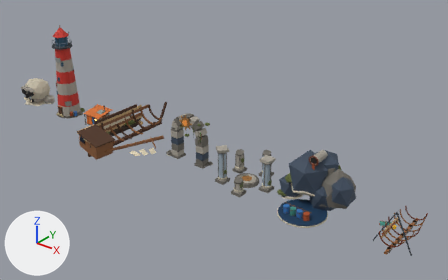
An edit to the Blender file creative/3d-coast/landmark_kit/source/tb_landmark_kit.blend, drawn before and after from the same camera.
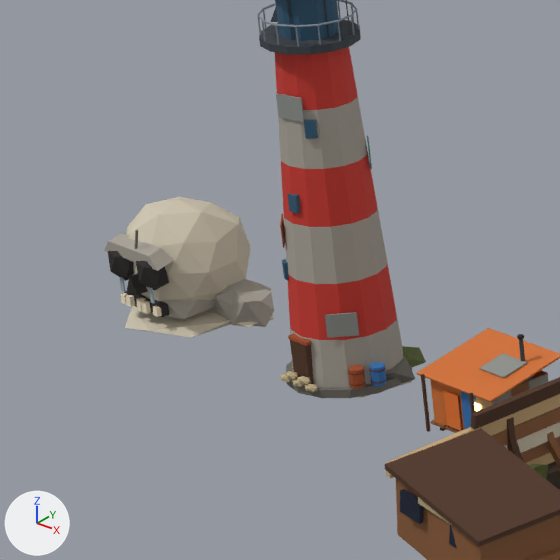
The first picture shows the older version from a camera (50 mm lens) standing at (122.4, -81.0, 57.2) and looking at (54.7, 3.7, 4.7). The close-ups show the older and then the newer version on the part from 0% to 25% of the width and 14% to 54% of the height of that picture. Only the edits that show in the close-ups are written down. The axes (+X, +Y, +Z) are drawn at lower left. The lights are the same throughout.

The first close-up shows 'hut', 'lighthouse', 'skull_rock', 'wreck'.
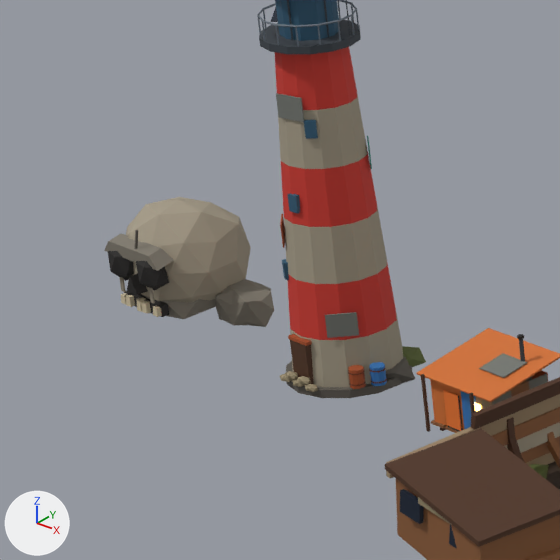
Edits to the scene script, one JSON object a line:
```json
{"op": "set", "path": "mat_tbc_barnacle.base_color", "old": "(0.624, 0.565, 0.434)", "new": "(0.371, 0.323, 0.238)", "note": "pale yellow #cfc6b0 -> beige #a49a86"}
{"op": "set", "path": "mat_tbc_concrete.base_color", "old": "(0.386, 0.356, 0.305)", "new": "(0.209, 0.188, 0.15)", "note": "grey #a7a196 -> grey #7e786c"}
{"op": "set", "path": "mat_tbc_cloth.base_color", "old": "(0.863, 0.761, 0.552)", "new": "(0.584, 0.497, 0.332)", "note": "beige #efe2c4 -> beige #c9bb9c"}
{"op": "set", "path": "mat_tbc_fog.base_color", "old": "(0.323, 0.397, 0.456)", "new": "(0.262, 0.227, 0.171)", "note": "grey #9aa9b4 -> brown #8c8373"}
{"op": "set", "path": "mat_tbc_paint.base_color", "old": "(0.485, 0.392, 0.223)", "new": "(0.296, 0.242, 0.144)", "note": "beige #b9a882 -> brown #94876a"}
{"op": "set", "path": "mat_tbc_corr.base_color", "old": "(0.27, 0.283, 0.262)", "new": "(0.171, 0.181, 0.162)", "note": "grey #8e918c -> grey #737670"}
{"op": "set", "path": "mat_tbc_wood.base_color", "old": "(0.584, 0.397, 0.195)", "new": "(0.323, 0.231, 0.133)", "note": "brown #c9a97a -> brown #9a8466"}
{"op": "add", "block": "mat_tbc_plaster", "code": ["mat_tbc_plaster = principled_material('TBC_Plaster')", "mat_tbc_plaster.base_color = (0.366, 0.323, 0.238)  # beige #a39a86", "mat_tbc_plaster.roughness = 0.75"]}
{"block": "me_skull_rock", "where": "# used by ob_skull_rock; parent = ob_landmark_kit; location = (0.0, 0.0, 0.0)"}
{"op": "remove", "block": "me_skull_rock", "code": "me_skull_rock.from_pydata(...)  # 344 vertices, 525 faces; spans x -3.82..4.36, y -3.14..3.2, z -0.31..5.71"}
{"op": "add", "block": "me_skull_rock", "code": "me_skull_rock.from_pydata(...)  # 308 vertices, 465 faces; spans x -3.82..4.36, y -3.14..3.2, z -0.12..5.71"}
{"block": "me_skull_rock", "change": "me_skull_rock part 1: the loose piece of 12 vertices spanning x 1.43..4.18, y 0.1..2.36, z -0.14..0.45 is deleted"}
{"block": "me_skull_rock", "change": "me_skull_rock part 2: the loose piece of 12 vertices spanning x -2.91..3.04, y -3.13..2.98, z -0.31..0.55 is deleted"}
{"block": "me_skull_rock", "change": "other edits to the shape of me_skull_rock do not show in these pictures"}
{"block": "me_lighthouse", "where": "# used by ob_lighthouse; parent = ob_landmark_kit; location = (12.0, 0.0, 0.0)"}
{"op": "remove", "block": "me_lighthouse", "code": "me_lighthouse.from_pydata(...)  # 820 vertices, 691 faces; spans x -3.1..3.3, y -3.1..3.4, z -0.7..20.9"}
{"op": "add", "block": "me_lighthouse", "code": "me_lighthouse.from_pydata(...)  # 808 vertices, 671 faces; spans x -3.1..3.3, y -3.1..3.4, z -0.6..20.9"}
{"block": "me_lighthouse", "change": "me_lighthouse part 3: 48 faces spanning x -2.5..2.5, y -2.6..2.6, z 0.0..13.3 switch from mat_tbc_concrete (grey #a7a196) to mat_tbc_plaster (beige #a39a86)"}
{"block": "me_lighthouse", "change": "edits to the shape of me_lighthouse do not show in these pictures"}
{"op": "remove", "block": "me_lighthouse", "code": "me_lighthouse.materials.append(mat_tbc_barnacle)  # pale yellow #cfc6b0"}
```

Pixel boxes (x1, y1, x2, y2) of what changed, in the close-ups (560 x 560 px):
```json
{"object": "skull_rock", "change": "recoloured, reshaped", "before": [104, 197, 274, 338], "after": [104, 197, 274, 327], "on screen": "darker, 8% shorter"}
{"part": 1, "of": "me_skull_rock", "change": "deleted", "before": [229, 314, 274, 327]}
{"part": 2, "of": "me_skull_rock", "change": "deleted", "before": [125, 306, 231, 338]}
{"part": 3, "of": "me_lighthouse", "change": "edited", "before": [278, 94, 403, 387], "after": [278, 94, 403, 387], "on screen": "looks the same"}
```
